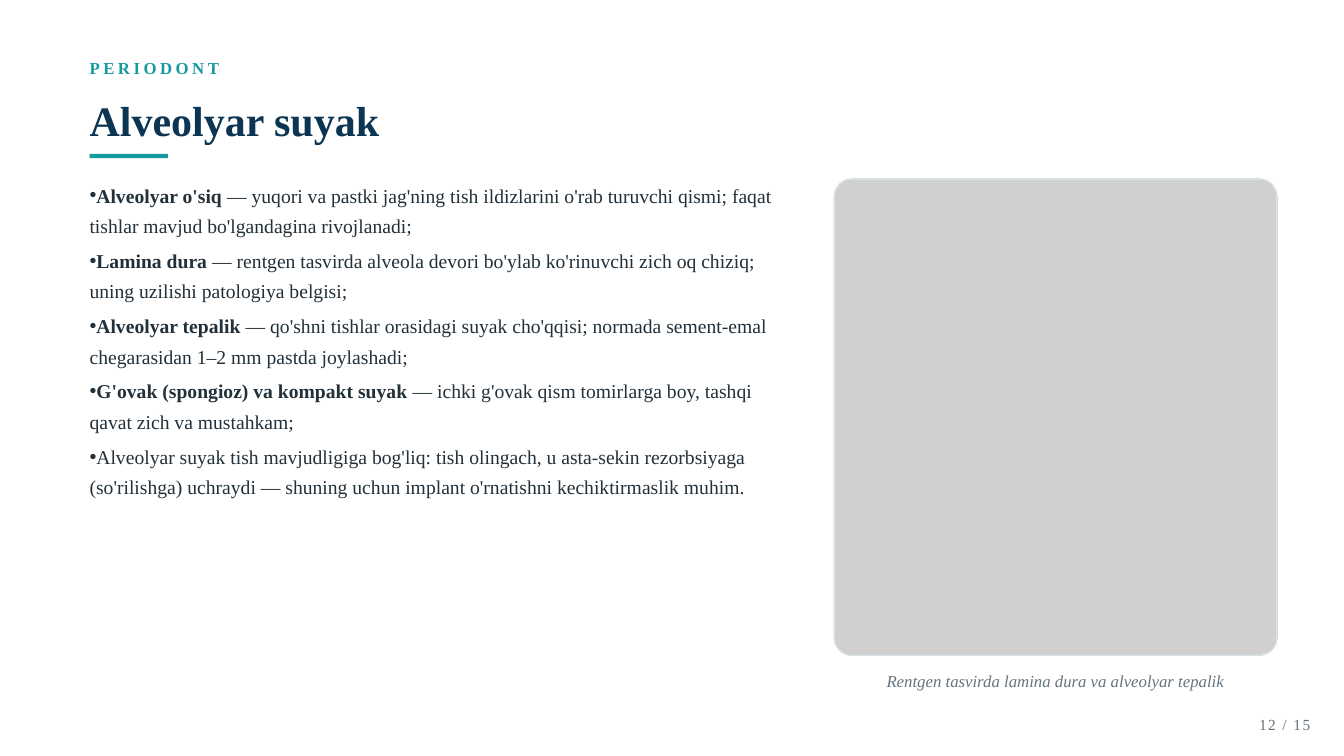
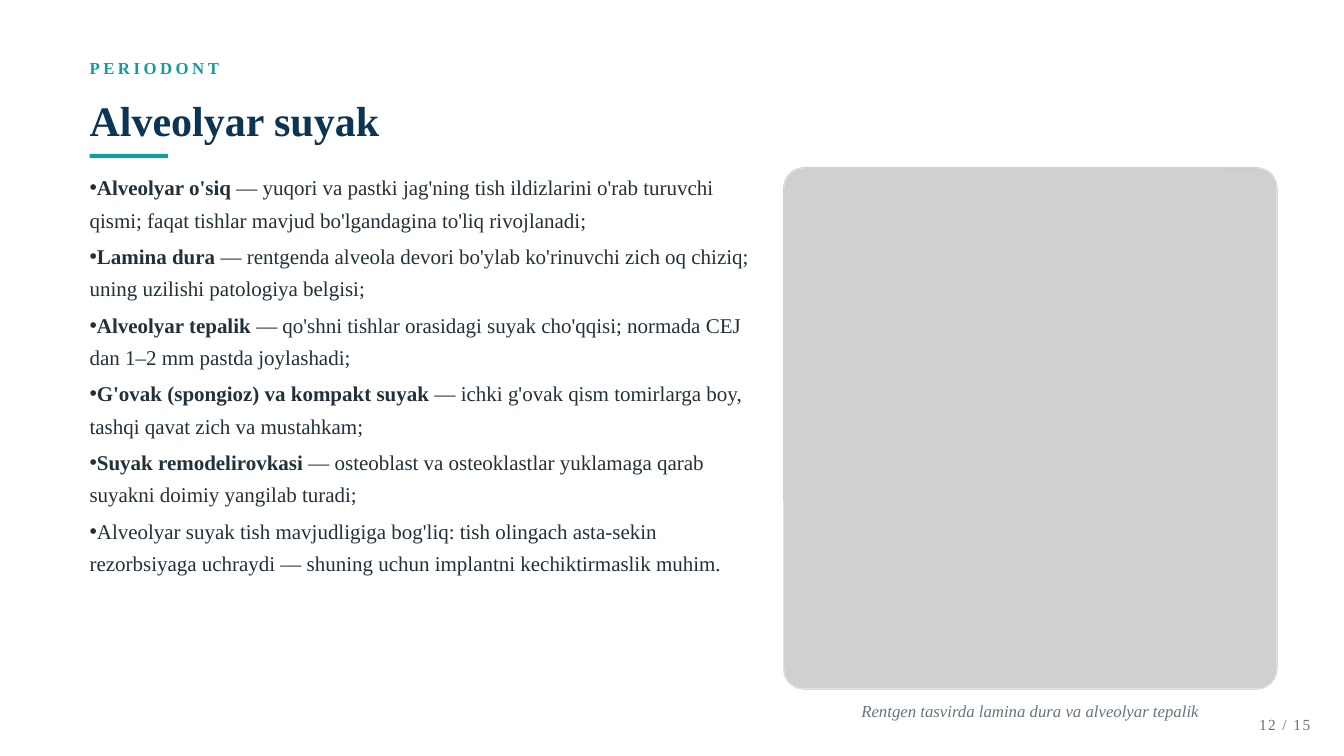
Before and after one commit to dasturland/taqdimot, a slide deck: slide 12 of Tish_tuzilishi.pptx. Drawn at 1344x756 pixels with LibreOffice and Linux fonts; fonts in the diff are those of the drawing; grey boxes stand for pictures. Boxes give left, top, right and bottom in pixels: in the first picture for what was removed or moved away, otherwise in the second. Text is boxed around its words. In the diff, an @@ line names an element or a change of style, - is before the commit and + after.

```diff
--- a/Tish_tuzilishi.pptx
+++ b/Tish_tuzilishi.pptx
@@ text "Alveolyar o'siq — yuqori va ...": place and size @@
-text "Alveolyar o'siq — yuqori va ..." at box(90, 189, 771, 499)
+text "Alveolyar o'siq — yuqori va ..." at box(90, 180, 748, 576)
@@ picture: place and size @@
-picture at box(835, 179, 1277, 655)
+picture at box(784, 168, 1277, 690)
@@ rounded rectangle: place and size @@
-rounded rectangle at box(835, 179, 1277, 655)
+rounded rectangle at box(784, 168, 1277, 690)
@@ text at box(90, 180, 748, 370): text changed; size 14 to 15 pt @@
-• Alveolyar o'siq — yuqori va pastki jag'ning tish ildizlarini o'rab turuvchi qismi; faqat tishlar mavjud bo'lgandagina rivojlanadi;
-• Lamina dura — rentgen tasvirda alveola devori bo'ylab ko'rinuvchi zich oq chiziq; uning uzilishi patologiya belgisi;
-• Alveolyar tepalik — qo'shni tishlar orasidagi suyak cho'qqisi; normada sement-emal chegarasidan 1–2 mm pastda joylashadi;
+• Alveolyar o'siq — yuqori va pastki jag'ning tish ildizlarini o'rab turuvchi qismi; faqat tishlar mavjud bo'lgandagina to'liq rivojlanadi;
+• Lamina dura — rentgenda alveola devori bo'ylab ko'rinuvchi zich oq chiziq; uning uzilishi patologiya belgisi;
+• Alveolyar tepalik — qo'shni tishlar orasidagi suyak cho'qqisi; normada CEJ dan 1–2 mm pastda joylashadi;
@@ text at box(90, 386, 741, 438): size 14 to 15 pt in "G'ovak (spongioz) va kompakt suyak — ichki ..."; line spacing 1.3 to 1.28 @@
@@ text at box(90, 455, 721, 576): text changed; size 14 to 15 pt @@
-• Alveolyar suyak tish mavjudligiga bog'liq: tish olingach, u asta-sekin rezorbsiyaga (so'rilishga) uchraydi — shuning uchun implant o'rnatishni kechiktirmaslik muhim.
+• Suyak remodelirovkasi — osteoblast va osteoklastlar yuklamaga qarab suyakni doimiy yangilab turadi;
+• Alveolyar suyak tish mavjudligiga bog'liq: tish olingach asta-sekin rezorbsiyaga uchraydi — shuning uchun implantni kechiktirmaslik muhim.
@@ text "Rentgen tasvirda lamina dura va ...": place and size @@
-text "Rentgen tasvirda lamina dura va ..." at box(887, 675, 1224, 691)
+text "Rentgen tasvirda lamina dura va ..." at box(861, 705, 1199, 721)
```
Also in this commit, not shown: 11 other slides changed.
